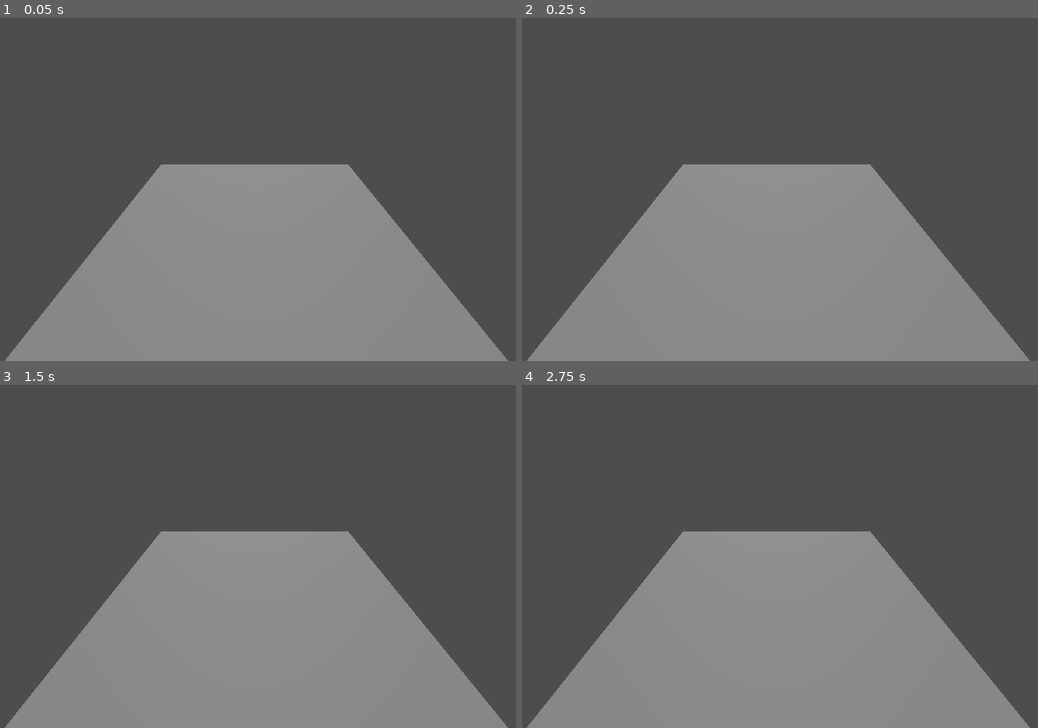
Above: before the commit, frames 1-4 (two rows, left to right).
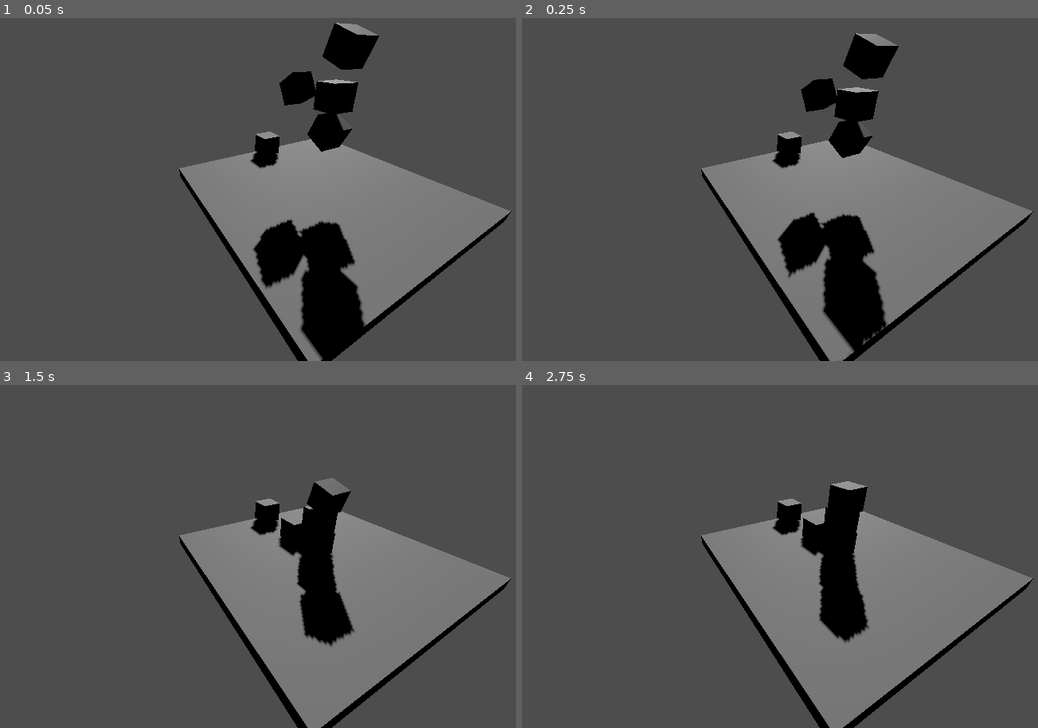
Above: after the commit, the same moments.

Repository: anaktas24/Godot-3D
Game: Godot game, scene res://level1.tscn
The game is run twice, just before and just after one commit, with the same random seed, the same clock (stepped at 60 frames per second) and the same inputs.
Inputs:
- Up to frame 1 (0.05 s): no input
- Up to frame 2 (0.25 s): no input
- Up to frame 3 (1.5 s): no input
- Up to frame 4 (2.75 s): no input

The runs differ from the first frame. In frame 1, 37% of the frame differs, in the area x 0-100%, y 1-100%; in frame 2, 36%; in frame 3, 32%; in frame 4, 32%.

Commit message:
organized tab

Diff:
--- a/block.tscn
+++ b/block.tscn
@@ -5,7 +5,6 @@
 [sub_resource type="BoxShape3D" id="BoxShape3D_7nur0"]
 
 [node name="Block" type="RigidBody3D"]
-metadata/_edit_group_ = true
 
 [node name="MeshInstance3D" type="MeshInstance3D" parent="."]
 mesh = SubResource("BoxMesh_fmh6p")
--- a/level1.tscn
+++ b/level1.tscn
@@ -1,4 +1,7 @@
-[gd_scene load_steps=3 format=3 uid="uid://doeaoww4hgxpg"]
+[gd_scene load_steps=5 format=3 uid="uid://doeaoww4hgxpg"]
+
+[ext_resource type="PackedScene" uid="uid://dhlvfbdfbwxb6" path="res://block.tscn" id="1_edttu"]
+[ext_resource type="PackedScene" uid="uid://cbdq1b2onngqr" path="res://player.tscn" id="2_1m7eo"]
 
 [sub_resource type="BoxMesh" id="BoxMesh_l07r7"]
 size = Vector3(10, 0.5, 10)
@@ -9,7 +12,7 @@
 [node name="Level1" type="Node3D"]
 
 [node name="Camera3D" type="Camera3D" parent="."]
-transform = Transform3D(1, 0, 0, 0, 0.866792, 0.498669, 0, -0.498669, 0.866792, -0.0542984, 5.3531, 6.27503)
+transform = Transform3D(0.866025, 0.249335, -0.433396, 0, 0.866792, 0.498669, 0.5, -0.43186, 0.750664, -7.0543, 5.3531, 6.27503)
 
 [node name="Floor" type="StaticBody3D" parent="."]
 transform = Transform3D(1, 0, 0, 0, 1, 0, 0, 0, 1, 0, -0.278242, 0)
@@ -22,4 +25,22 @@
 shape = SubResource("BoxShape3D_8umuy")
 
 [node name="DirectionalLight3D" type="DirectionalLight3D" parent="."]
-transform = Transform3D(1, 0, 0, 0, -0.629198, 0.777245, 0, -0.777245, -0.629198, 0, 13.9957, -8.64942)
+transform = Transform3D(0.707107, -0.44491, 0.549595, -0.707107, -0.44491, 0.549595, 0, -0.777245, -0.629198, 0, 13.9957, 7.35058)
+shadow_enabled = true
+
+[node name="Player" parent="." instance=ExtResource("2_1m7eo")]
+transform = Transform3D(1, 0, 0, 0, 1, 0, 0, 0, 1, 0, 0.587109, -4.39052)
+
+[node name="Blocks" type="Node3D" parent="."]
+
+[node name="Block" parent="Blocks" instance=ExtResource("1_edttu")]
+transform = Transform3D(1, 0, 0, 0, 1, 0, 0, 0, 1, 0, 3.83365, 0)
+
+[node name="Block2" parent="Blocks" instance=ExtResource("1_edttu")]
+transform = Transform3D(1, 0, 0, 0, 0.937968, -0.346723, 0, 0.346723, 0.937968, 0, 5.406, 0.253415)
+
+[node name="Block3" parent="Blocks" instance=ExtResource("1_edttu")]
+transform = Transform3D(1, 0, 0, 0, 0.895906, -0.444244, 0, 0.444244, 0.895906, 0, 2.5172, 0)
+
+[node name="Block4" parent="Blocks" instance=ExtResource("1_edttu")]
+transform = Transform3D(1, 0, 0, 0, 0.869348, 0.4942, 0, -0.4942, 0.869348, 0, 3.83365, -2.11888)
--- /dev/null
+++ b/player.tscn
@@ -0,0 +1,13 @@
+[gd_scene load_steps=3 format=3 uid="uid://cbdq1b2onngqr"]
+
+[sub_resource type="BoxMesh" id="BoxMesh_0a6ba"]
+
+[sub_resource type="BoxShape3D" id="BoxShape3D_eewtp"]
+
+[node name="Player" type="CharacterBody3D"]
+
+[node name="MeshInstance3D" type="MeshInstance3D" parent="."]
+mesh = SubResource("BoxMesh_0a6ba")
+
+[node name="CollisionShape3D" type="CollisionShape3D" parent="."]
+shape = SubResource("BoxShape3D_eewtp")
